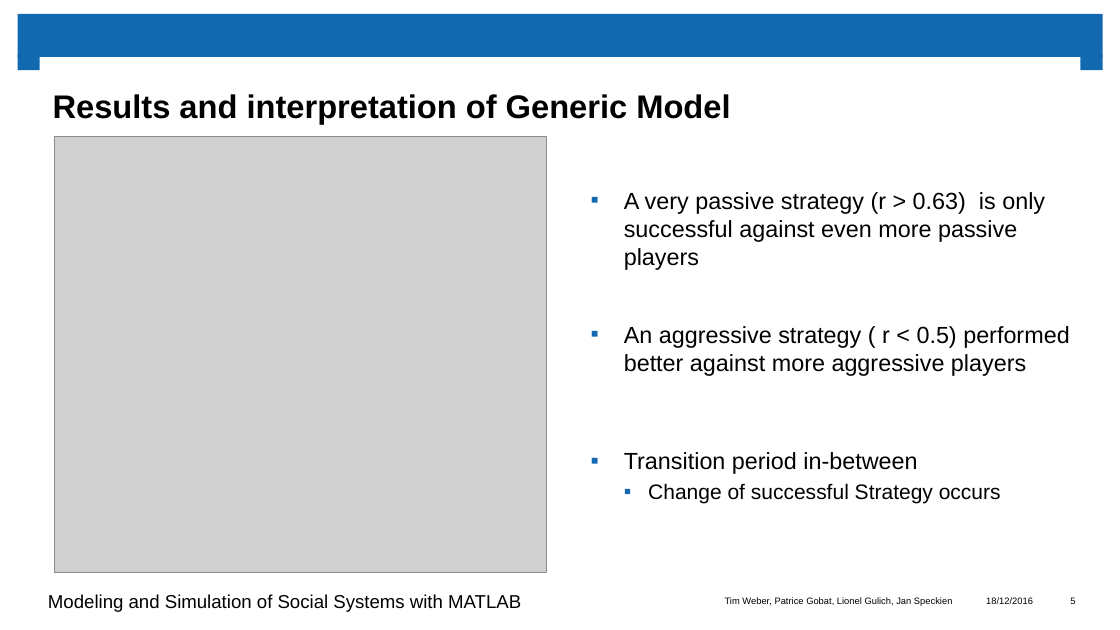
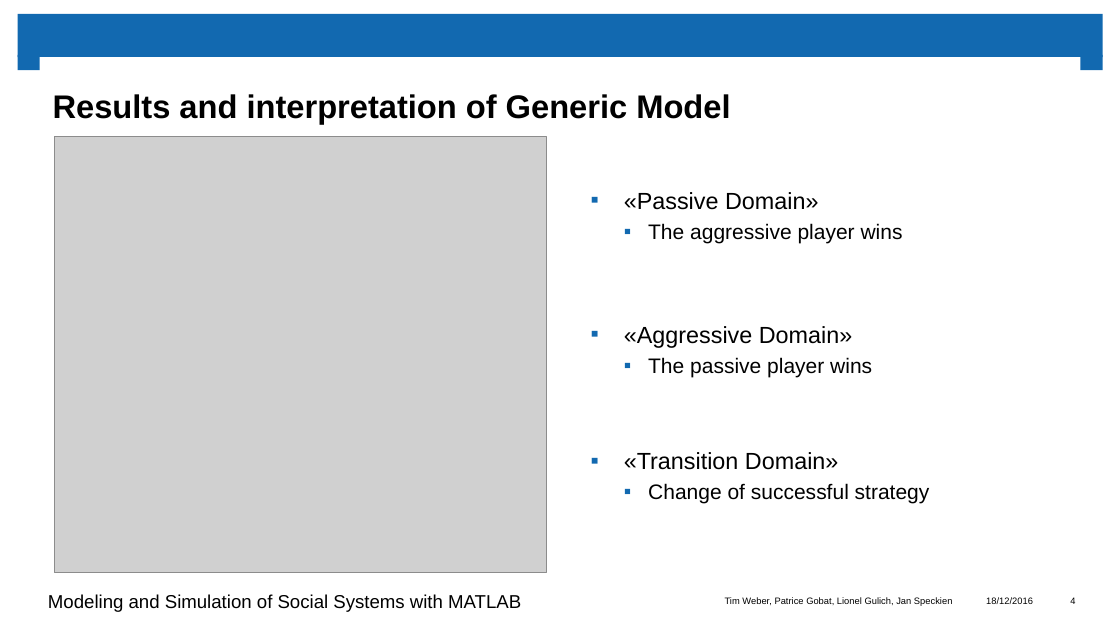
Before and after one commit to atlas000/project-poker-msssm, a slide deck: slide 4 of presentation/vortrag_matlab.pptx (slide 5 before the commit). Drawn at 1120x630 pixels with LibreOffice and Linux fonts; fonts in the diff are those of the drawing; grey boxes stand for pictures; background and template pictures are left out. Boxes give left, top, right and bottom in pixels: in the first picture for what was removed or moved away, otherwise in the second. Text is boxed around its words. In the diff, an @@ line names an element or a change of style, - is before the commit and + after.

```diff
--- a/presentation/vortrag_matlab.pptx
+++ b/presentation/vortrag_matlab.pptx
@@ text at (624,192,903,244): text changed; size 20 to 18 pt @@
-▪ A very passive strategy (r > 0.63) is only successful against even more passive players
+▪ «Passive Domain»
+  ▪ The aggressive player wins
@@ text at (624,326,872,377): text changed; size 20 to 18 pt @@
-▪ An aggressive strategy ( r < 0.5) performed better against more aggressive players
+▪ «Aggressive Domain»
+  ▪ The passive player wins
@@ text at (624,452,930,504): text changed @@
-▪ Transition period in-between
-  ▪ Change of successful Strategy occurs
+▪ «Transition Domain»
+  ▪ Change of successful strategy
@@ page number at (1070,597,1075,604): text changed @@
-5
+4
```
Also in this commit, not shown: 3 other slides changed, 23 other files.
